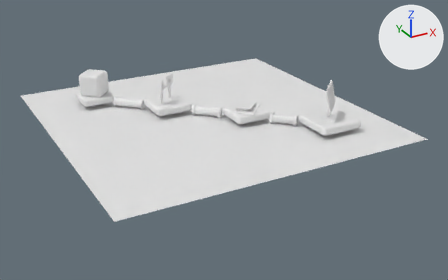
What one commit did to the glTF model public/media/flow/record-narrow.glb.
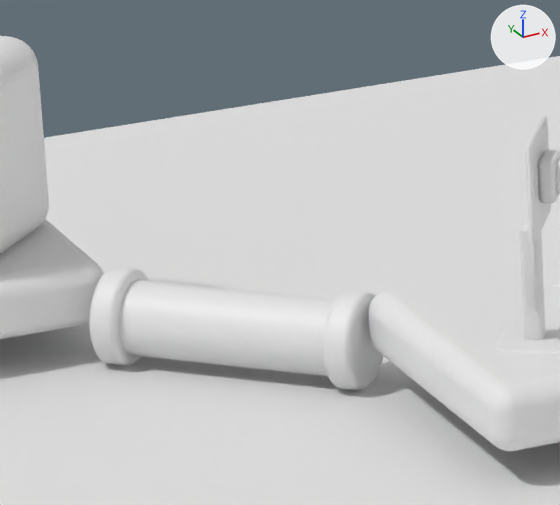
The first picture shows the older version from a 50 mm lens placed at (-6.96, -23.61, 8.91), pointed at (3.65, -4.31, -0.74). The close-ups show the older and then the newer version on the part from 23% to 37% of the width and 24% to 44% of the height of that picture. Only the edits that show in the close-ups are written down. The axes (+X, +Y, +Z) are drawn at upper right. The lights are the same throughout. Where no turn or scale is listed for an object, it has been applied to the vertices. Vertices at exactly the same position are counted once.

Objects in the first close-up: 'baked', 'glass-box:schedule', 'ground', 'tube:trigger'.
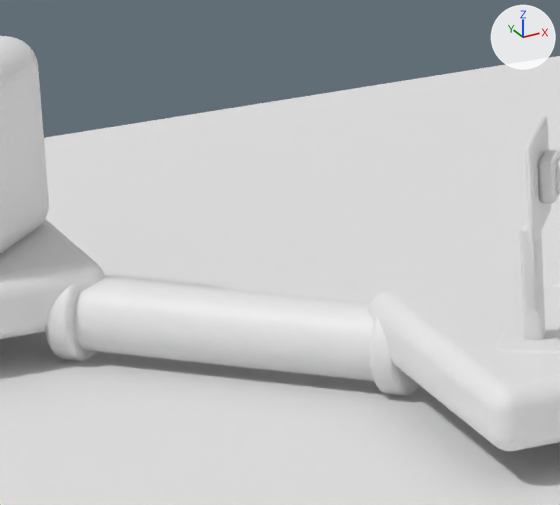
What differs and where, as boxes (x1, y1, x2, y2) in the close-ups (560 x 505 px; the box of a moved part takes in the faces that stretch with it):
'tube:trigger', reshaped (39% wider, 9% taller): before (119, 280, 335, 376); after (74, 276, 374, 381)
part 1 of me_cube, moved or reshaped: before (89, 267, 149, 366); after (45, 285, 96, 361)
part 2 of me_cube, moved or reshaped: before (323, 290, 383, 391); after (370, 317, 420, 396)

The change in detail:
me_cube has 7775 vertices, 15390 faces and spans x -0.65..7.6, y -7.6..0.65, z -0.17..1.53.
me_cube is used by ob_baked; location (0.0, 0.0, 0.15).
me_cube part 1: the loose piece of 480 vertices spanning x 0.49..0.87, y -0.87..-0.49, z -0.17..0.27 is moved by (-0.16, 0.16, 0.0).
me_cube part 2: the loose piece of 480 vertices spanning x 1.28..1.66, y -1.66..-1.28, z -0.17..0.27 is moved by (0.16, -0.16, 0.0).
me_glass_tube is used by ob_tube_trigger; location (0.0, 0.0, 0.0).
me_glass_tube had 40 vertices, 40 faces and spanned x 0.516..1.634, y -1.634..-0.516, z 0.03..0.37.
me_glass_tube now has 40 vertices, 40 faces and spans x 0.36..1.79, y -1.79..-0.36, z 0.03..0.37.
me_glass_tube part 3: the whole mesh is multiplied about its middle by the matrix ((1.177, -0.177, 0.0), (-0.177, 1.177, 0.0), (0.0, 0.0, 1.0)).
